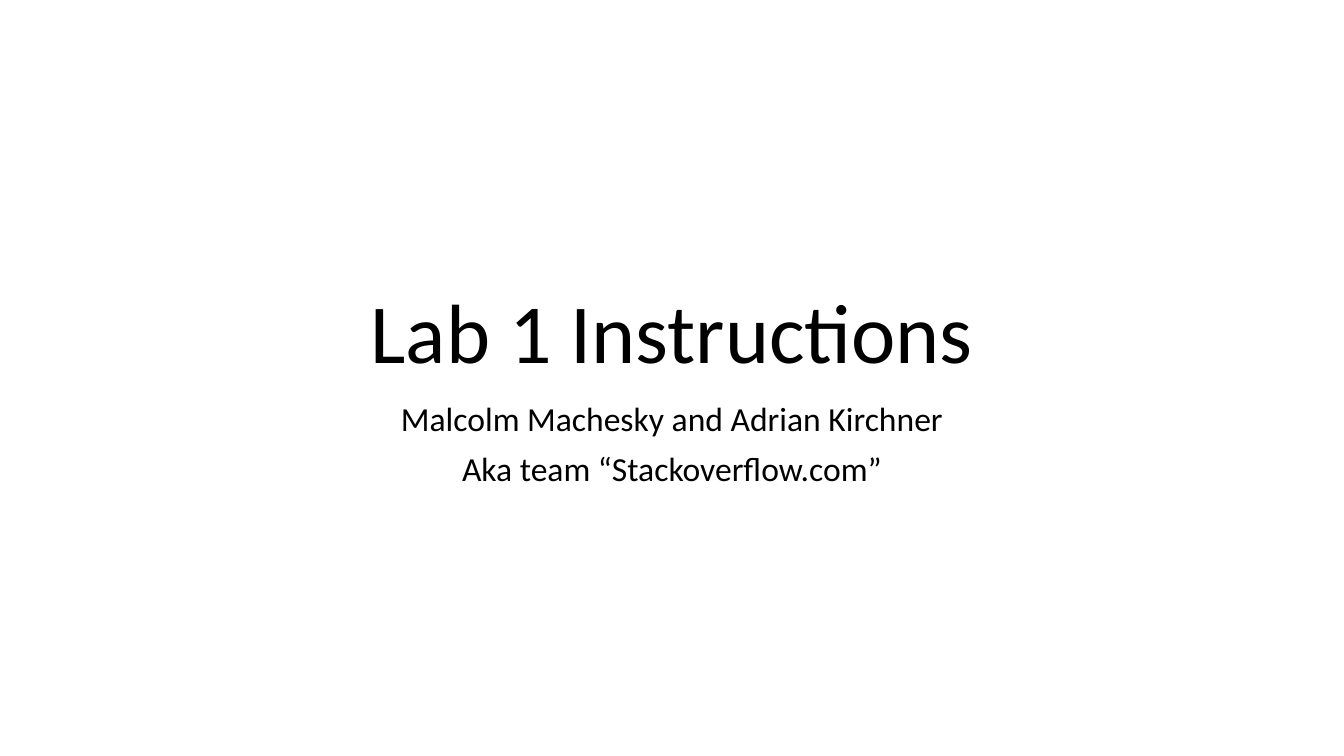
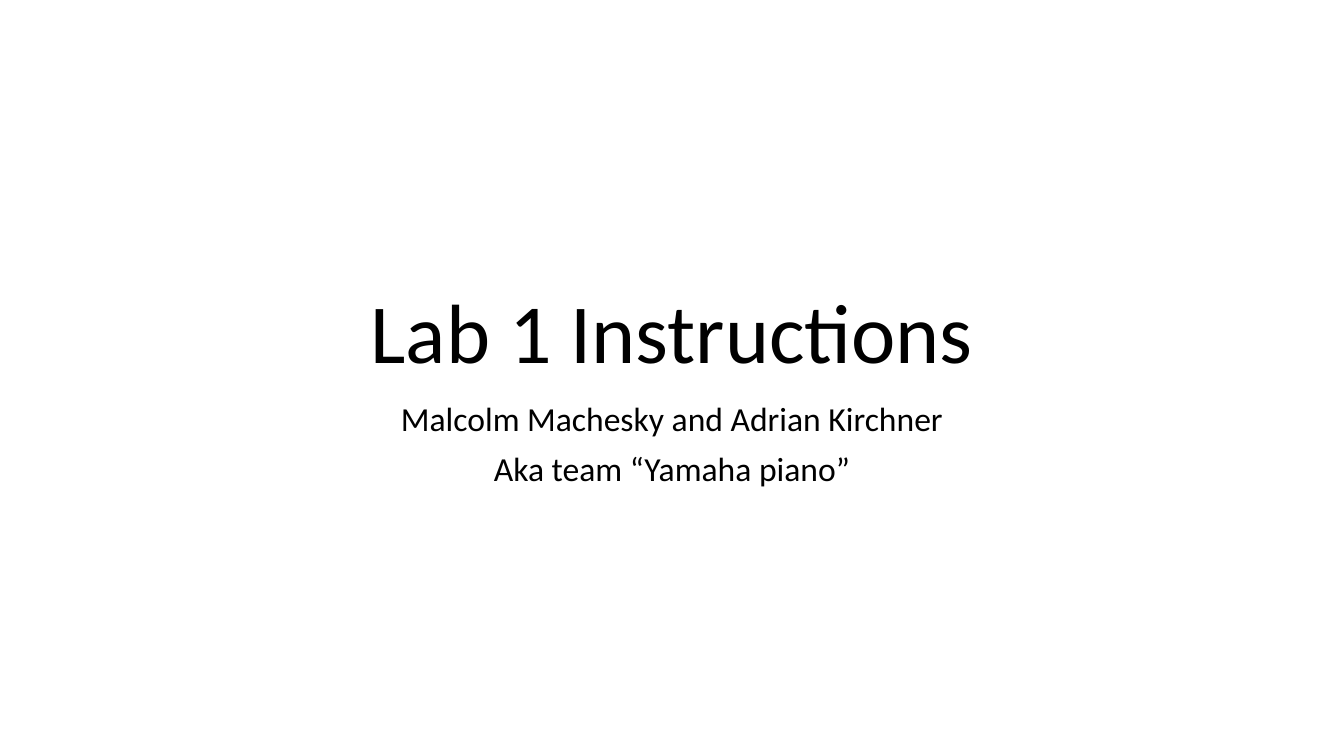
Before and after one commit to malcolm5858/Lab-1-cs-430, a slide deck: slide 1 of Lab1Instructions.pptx. Drawn at 1344x756 pixels with LibreOffice and Linux fonts; fonts in the diff are those of the drawing. Boxes give left, top, right and bottom in pixels: in the first picture for what was removed or moved away, otherwise in the second. Text is boxed around its words. In the diff, an @@ line names an element or a change of style, - is before the commit and + after.

```diff
--- a/Lab1Instructions.pptx
+++ b/Lab1Instructions.pptx
@@ subtitle at [494, 457, 850, 487]: text changed @@
-Aka team “Stackoverflow.com”
+Aka team “Yamaha piano”
```
Also in this commit, not shown: 1 other slide changed, 1 other file.
